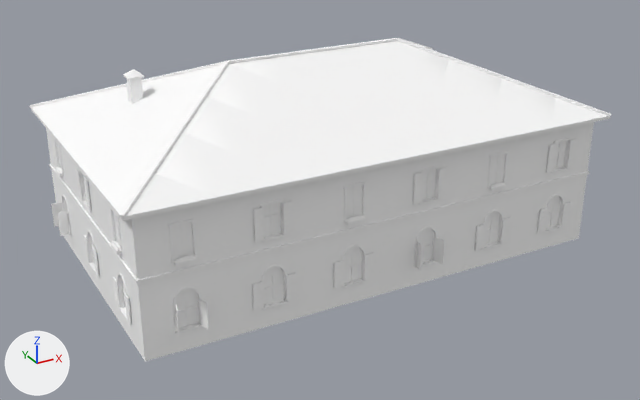
A saved change to the glTF model games/yorimichi/assets/belmonte/meshes/SM_BM_BHip_MembersBar.glb.
Before and after are seen from a camera (50 mm lens) standing at (-25.7, -47.3, 25.8) and looking at (-0.5, -1.3, 2.8). Arrows for +X, +Y and +Z are at lower left; the lights stay in place. The picture after the commit comes second. Vertices at exactly the same position are counted once.

The first picture shows 'SM_BM_BHip_MembersBar'.
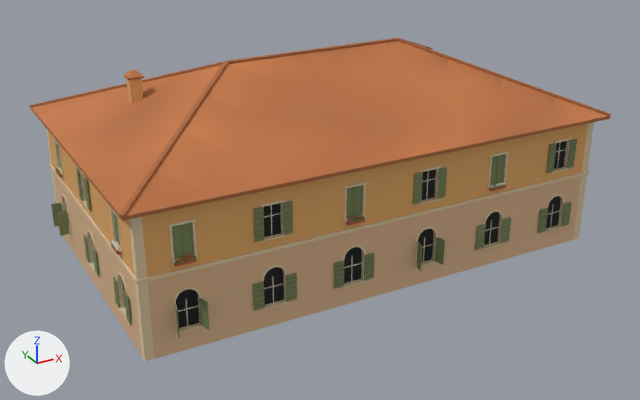
Where the change shows, as pixel boxes (x1, y1, x2, y2) in the pictures (640 x 400 px):
part 1 of me_sm_bhip_membersbar, recoloured (darker)
    both: (29, 38, 611, 361)

Diff of the bpy script that builds the scene:
```diff
--- a/games/yorimichi/assets/belmonte/meshes/SM_BM_BHip_MembersBar.glb.py
+++ b/games/yorimichi/assets/belmonte/meshes/SM_BM_BHip_MembersBar.glb.py
@@ me_sm_bhip_membersbar @@
 me_sm_bhip_membersbar.from_pydata(...)  # 8570 vertices, 11891 faces; spans x -15.8..15.8, y -9.8..9.8, z -0.3..12.3
 # used by ob_sm_bm_bhip_membersbar; location = (0.0, 0.0, 0.0)
+# me_sm_bhip_membersbar part 1: 11891 faces centred in x -15.7..15.7, y -9.7..9.7, z -0.3..12.3 are repainted in the vertex colours; the middle colour goes from white #ffffff to beige #dab48c
 me_sm_bhip_membersbar.materials.append(mat_bm_000_m_stone_052)
```
